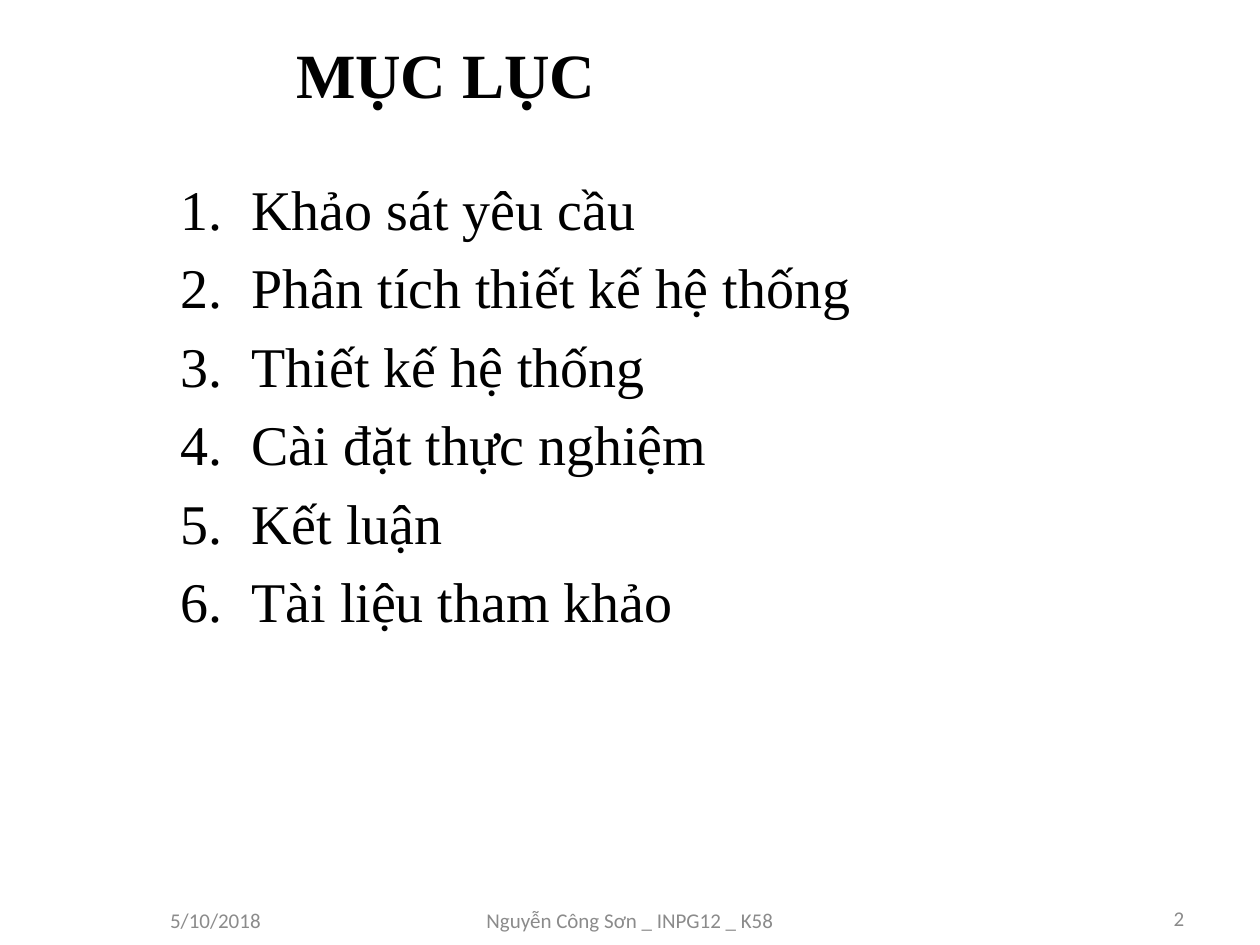
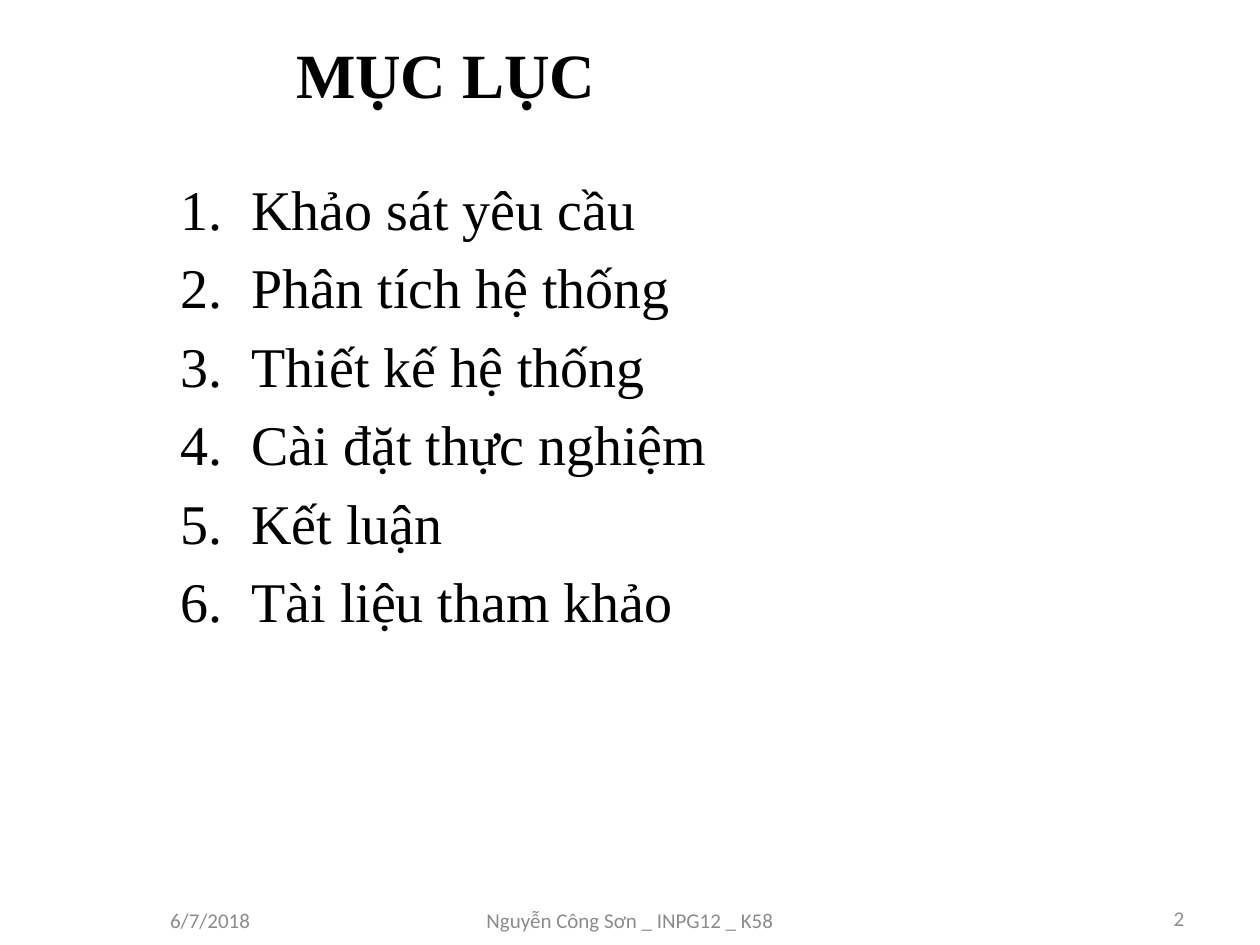
Before and after one commit to sonnc/QT5315, a slide deck: slide 2 of SLIDE ĐỒ ÁN TỐT NGHIỆP.pptx. Drawn at 1260x945 pixels with LibreOffice and Linux fonts; fonts in the diff are those of the drawing; background and template pictures are left out. Boxes give left, top, right and bottom in pixels: in the first picture for what was removed or moved away, otherwise in the second. Text is boxed around its words. In the diff, an @@ line names an element or a change of style, - is before the commit and + after.

```diff
--- a/SLIDE ĐỒ ÁN TỐT NGHIỆP.pptx
+++ b/SLIDE ĐỒ ÁN TỐT NGHIỆP.pptx
@@ subtitle at <box>252,267,670,319</box>: text changed @@
-2. Phân tích thiết kế hệ thống
+2. Phân tích hệ thống
@@ text at <box>170,913,250,929</box>: text changed @@
-5/10/2018
+6/7/2018
```
Also in this commit, not shown: 5 other slides changed, 6 slides added, 6 other files.
